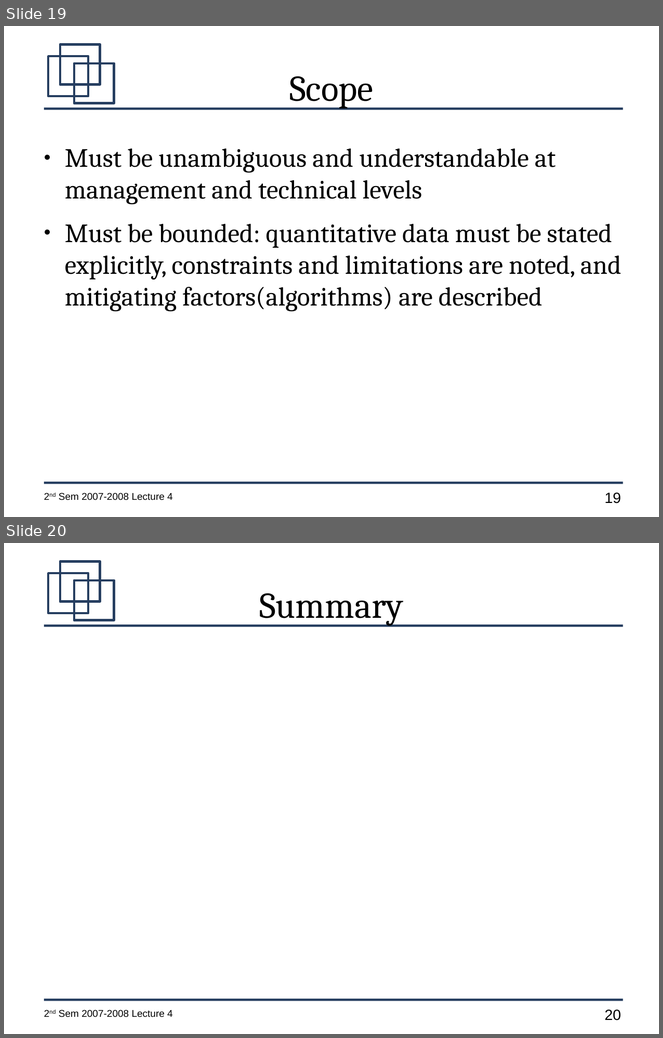
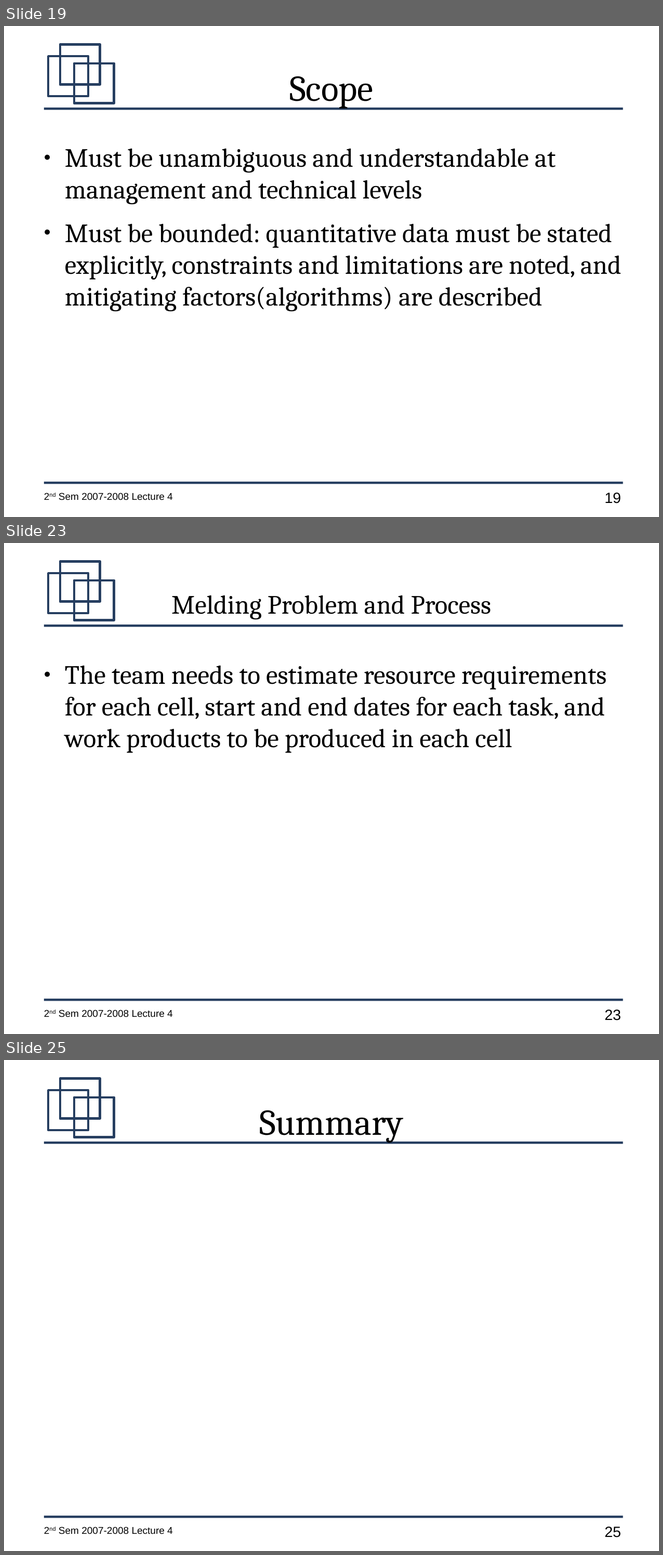
Before and after one commit to jachermocilla/jach-homepage, a slide deck: CMSC128-2nd-Sem-2007-L4.odp. Shown one above the other, each under a label of ours: slides 19 and 20 before the commit, slides 19, 23 and 25 after it; the slides between them are not shown. The pictures are 663x1038 and 663x1555 pixels, drawn with LibreOffice and Linux fonts; fonts in the diff are those of the drawing. Boxes give left, top, right and bottom in pixels: in the first picture for what was removed or moved away, otherwise in the second. Text is boxed around its words. In the diff, an @@ line names an element or a change of style, - is before the commit and + after.

```diff
--- a/CMSC128-2nd-Sem-2007-L4.odp
+++ b/CMSC128-2nd-Sem-2007-L4.odp
@@ slide 23 added at (4, 543, 659, 1034), background #FFFFFF; not listed: 7 template elements that a slide beside it also shows @@
@@ title added at (171, 595, 491, 619), 32 pt, text #000000 @@
+Melding Problem and Process
@@ text added at (65, 665, 607, 753), 32 pt, text #000000 @@
+● The team needs to estimate resource requirements for each cell, start and end dates for each task, and work products to be produced in each cell
@@ what was slide 20 is now slide 25 @@
@@ page number at (605, 1527, 621, 1538): text changed @@
-20
+25
```
Also in this commit, not shown: 4 other slides added.
